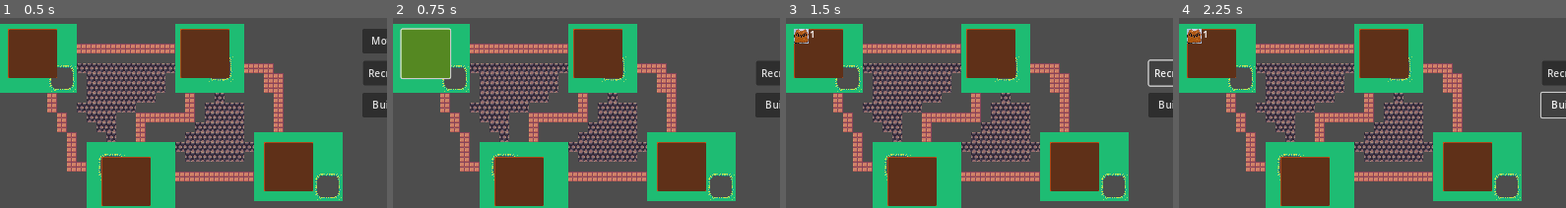
Above: before the commit, frames 1-4 (left to right).
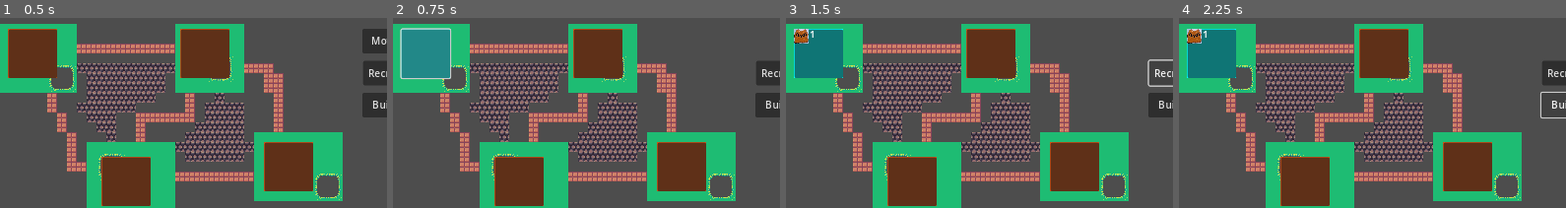
Above: after the commit, the same moments.

Repository: Ojelle/root4dummies
Game: Godot game, scene res://world.tscn
Same seed, same stepped clock (60 frames per second), same inputs: the game is played once before the commit and once after it.
Inputs (mouse positions are % of the whole screen's width and height, from its top left):
- Up to frame 1 (0.5 s): no input
- Up to frame 2 (0.75 s): click (5, 9) at 0.52 s
- Up to frame 3 (1.5 s): click "Recruit" at 1.25 s
- Up to frame 4 (2.25 s): click "Build" at 2 s
The pictures show only the part of the screen within x 1-51%, y 0-50%; the shares and areas given below are measured in that part.

Frame 1 is identical in both runs. In frame 2, 3.3% of the frame differs, in the area x 2-15%, y 5-32%; in frame 3, 3.0%; in frame 4, 3.0%.

Commit message:
SelectedClearingColor

Diff:
--- a/clearing.gd
+++ b/clearing.gd
@@ -3,6 +3,7 @@
 var verbindingen #Hier moeten de clearings inkomen (bij maken van de map) waarmee de clearing allemaal verbonden is
 var maxGebouwen
 var aantalGebouwen
+var selectedClearing = false
 #var LijstGebouwen = [] - SAM - Gebouwen wss niet apart bijhouden maar ook als child toevoegen? Ik zou denken van wel
 
 @onready var warrior_class = preload("res://Marquise/Marquise_warrior.tscn")
@@ -10,6 +11,7 @@
 
 var baseColor : Color = Color(.78, .32, .09, 1)
 var hoverColor : Color = Color("CHARTREUSE")
+var selectedColor : Color = Color("CYAN")
 
 signal sig_pressed(clearing)
 
@@ -47,12 +49,23 @@
 
 	pass
 
+func setSelectedClearing():
+	color = selectedColor
+	selectedClearing = true
+
+
+func setUnselectedClearing():
+	color = baseColor
+	selectedClearing = false
+
 func _on_button_mouse_entered():
-	clearing.color = hoverColor
+	if selectedClearing == false:
+		clearing.color = hoverColor
 
 
 func _on_button_mouse_exited():
-	color = baseColor
+	if selectedClearing == false:
+		color = baseColor
 
 
 func _on_button_pressed():
--- a/player_marquise_de_cat.tscn
+++ b/player_marquise_de_cat.tscn
@@ -39,6 +39,7 @@
 icon = ExtResource("4_laekv")
 
 [node name="WoodCost" type="RichTextLabel" parent="Workshop"]
+layout_mode = 0
 offset_left = 778.661
 offset_top = 1237.15
 offset_right = 794.661
@@ -56,6 +57,7 @@
 icon = ExtResource("5_ekpah")
 
 [node name="WoodCost" type="RichTextLabel" parent="Recruiter"]
+layout_mode = 0
 offset_left = 363.168
 offset_top = 851.445
 offset_right = 383.168
--- a/world.gd
+++ b/world.gd
@@ -97,7 +97,10 @@
 			print("clearingsNotConnected")
 			#soort rode flash /visuele waarschuwing geven dat dit geen geldig doel was
 	else:
+		currentClearing.setUnselectedClearing()
 		currentClearing = clearing
+		currentClearing.setSelectedClearing()
+
 
 		var MaxWarriors = 0		#SAM - IK HEB HET GEVOEL DAT DIT HIER NIET OP ZIJN PLAATS STAAT - DAT DIT OFWEL EEN FUNCTIE MOET ZIJN OF VIA IETS ANDERS MOET AANGEROEPEN WORDEN
 		if clearing.get_node("warrior") != null:
